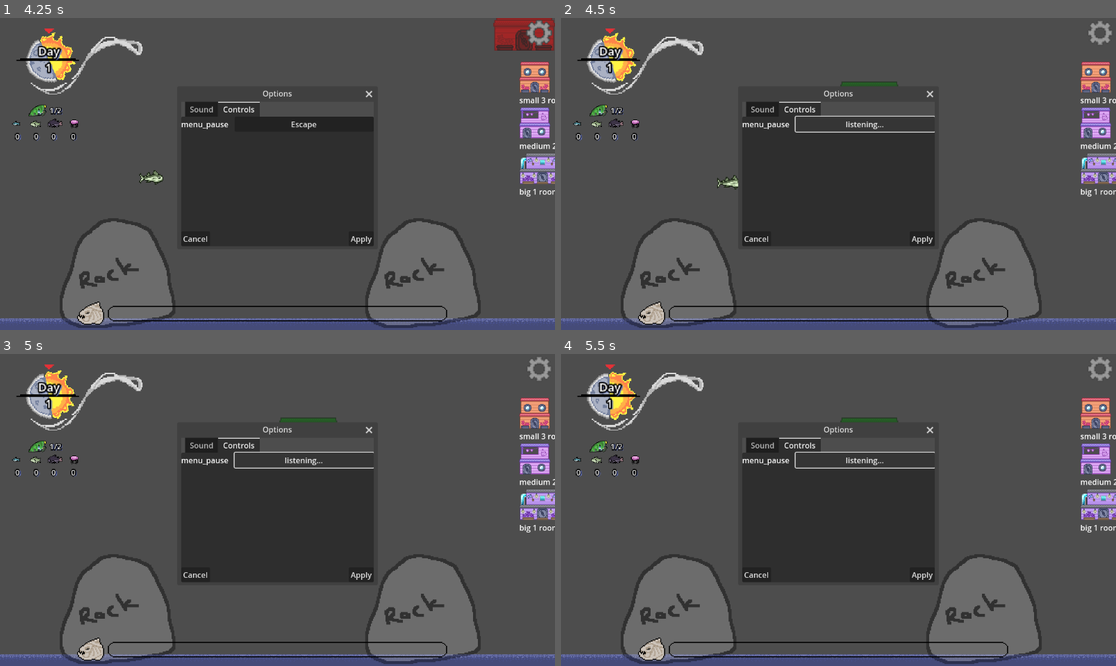
Above: before the commit, frames 1-4 (two rows, left to right).
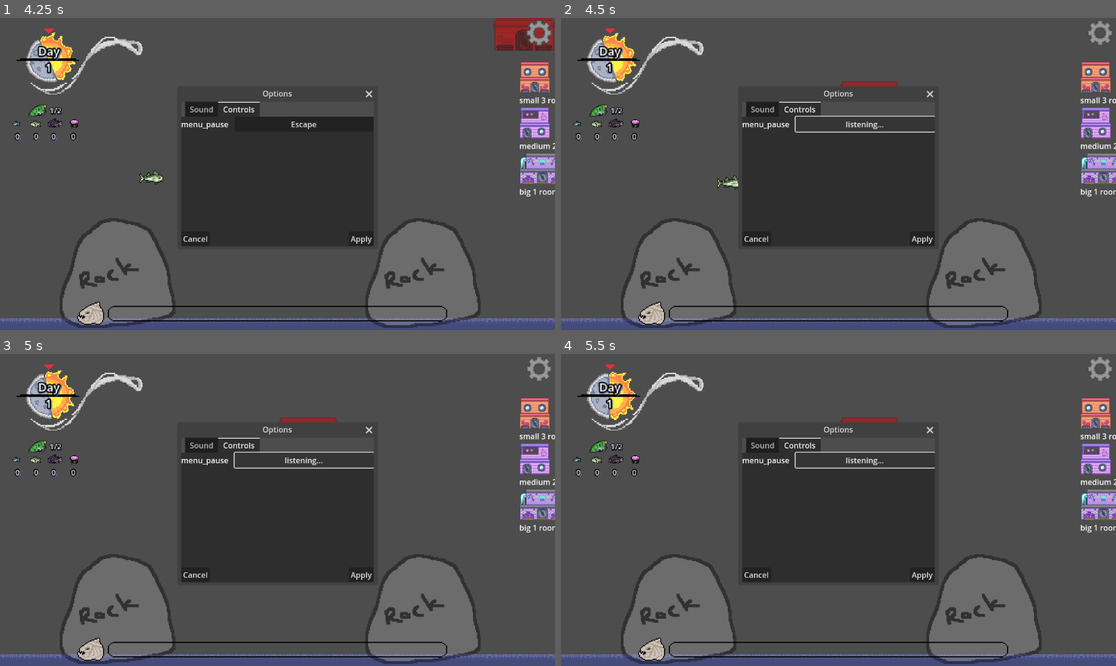
Above: after the commit, the same moments.

Repository: Glue-N-Wrench/built-for-scales
Game: Godot game, scene res://PlayableScenes/MainMenu.tscn
Same seed, same stepped clock (60 frames per second), same inputs: the game is played once before the commit and once after it. The engine's default icon, where the game draws it, is replaced by a stand-in: a white triangle on a blue panel in a dark square.
Inputs (mouse positions are in pixels of both pictures, inside the frame that each line leads up to):
- Up to frame 1 (4.25 s): click "Start" at 0.5 s; click (549, 77) at 1.27 s; click (549, 77) at 2.02 s; click (549, 77) at 2.77 s; click (538, 33) at 3.5 s
- Up to frame 2 (4.5 s): click "Escape" at 4.25 s
- Up to frame 3 (5 s): no input
- Up to frame 4 (5.5 s): click "listening..." at 5 s

Frame 1 is identical in both runs. In frame 2, 0.2% of the frame differs, in the area x 50-61%, y 20-23%; in frame 3, 0.2%; in frame 4, 0.2%.

Commit message:
fixed house placement to existing grid

Diff:
--- a/UI/BuldingMenu/PlacementController.gd
+++ b/UI/BuldingMenu/PlacementController.gd
@@ -27,7 +27,8 @@
 				remove_child(selectedObject)
 				get_tree().root.add_child(selectedObject)
 				selectedObject.set_process(true)
-				selectedObject.position = get_viewport().get_camera_2d().get_global_mouse_position()
+				selectedObject.position = get_viewport().get_camera_2d()\
+					.get_global_mouse_position().snapped(ViewManager.gridSize)
 				selectedObject.modulate = Color.WHITE
 				FishManager.addHouse(selectedObject)
 				selectedObject = null
@@ -41,7 +42,7 @@
 		#== restrict placement to bounds ==
 		if global_position.y+selectedObject.distToGround > ViewManager.floor \
 			or absf(global_position.x) > ViewManager.gridLimitSides \
-			or global_position.y < ViewManager.floor-ViewManager.gridLimitTop:
+			or global_position.y < ViewManager.gridLimitTop:
 			selectedObject.modulate = Color(1,0,0,0.5)#red
 			validPlace = false
 			return
--- /dev/null
+++ b/UI/grid.gd
@@ -0,0 +1,17 @@
+extends Node2D
+
+#this can be drawn on any stationary world object
+
+const lineColor = Color(1,1,1,0.5)
+const borderColor = Color(0,1,1,0.7)
+func _draw():
+	var startOffsetX = -ViewManager.gridLimitSides % ViewManager.gridSize.y
+	for xPos in range(-ViewManager.gridLimitSides-startOffsetX,ViewManager.gridLimitSides,ViewManager.gridSize.x):
+		draw_line(Vector2(xPos,ViewManager.floor),Vector2(xPos, ViewManager.gridLimitTop),lineColor,2)
+	var startOffsetY = ViewManager.gridLimitTop % ViewManager.gridSize.y
+	for yPos in range(ViewManager.gridLimitTop-startOffsetY,ViewManager.floor,ViewManager.gridSize.y):
+		draw_line(Vector2(-ViewManager.gridLimitSides,yPos),Vector2(ViewManager.gridLimitSides,yPos),lineColor,1)
+	draw_line(Vector2(-ViewManager.gridLimitSides,ViewManager.floor), Vector2(-ViewManager.gridLimitSides,ViewManager.gridLimitTop), borderColor,2)#right
+	draw_line(Vector2(ViewManager.gridLimitSides,ViewManager.floor), Vector2(ViewManager.gridLimitSides,ViewManager.gridLimitTop), borderColor,2)#left
+	draw_line(Vector2(ViewManager.gridLimitSides,ViewManager.floor), Vector2(-ViewManager.gridLimitSides,ViewManager.floor), borderColor,2)	#bottom
+	draw_line(Vector2(ViewManager.gridLimitSides,ViewManager.gridLimitTop), Vector2(-ViewManager.gridLimitSides,ViewManager.gridLimitTop), borderColor,2)#top
--- a/project.godot
+++ b/project.godot
@@ -20,9 +20,9 @@
 OptionsMan="*res://Globals/Managers/OptionsManager.gd"
 MainAudio="*res://assets/audio/audio objects/MainAudio.tscn"
 UnderwaterAmbienceAudio="*res://assets/audio/audio objects/underwater_ambience_audio.tscn"
+ViewManager="*res://Globals/Managers/ViewManager.gd"
 TurnManager="*res://Globals/Managers/TurnManager.gd"
 FishManager="*res://Globals/Managers/FishManager.gd"
-ViewManager="*res://Globals/Managers/ViewManager.gd"
 
 [input]
 
